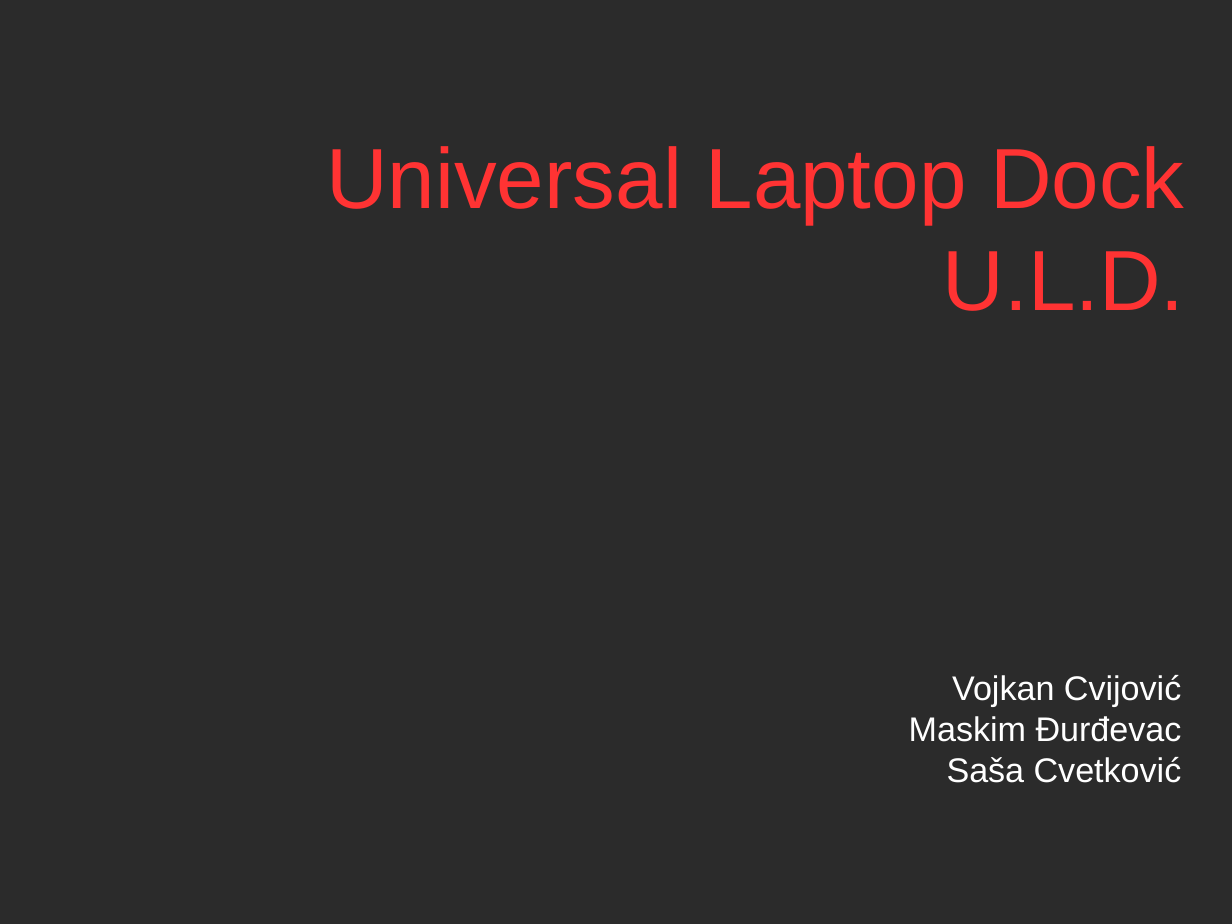
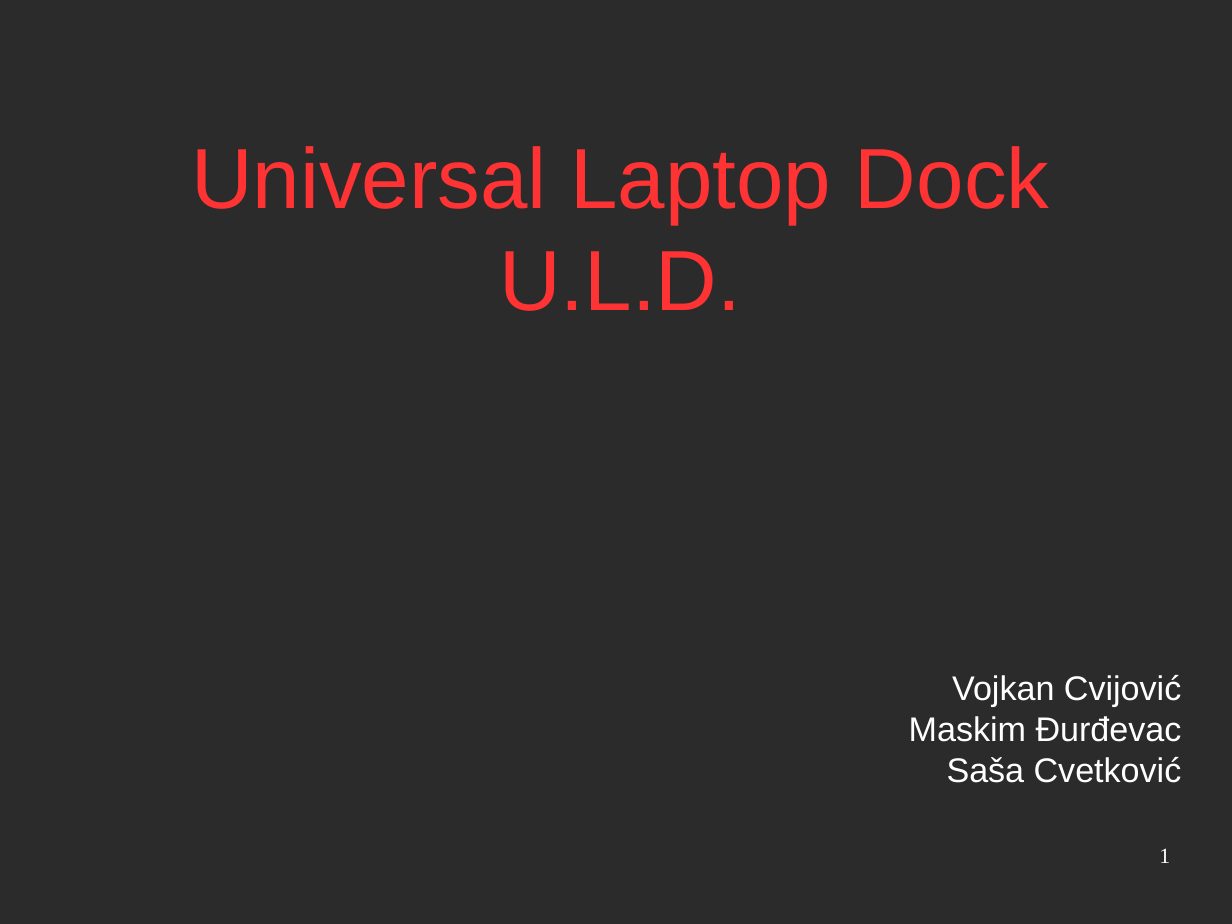
Before and after one commit to salesh/UpravljanjeProjektima, a slide deck: slide 1 of prezentacija/prezentacija.odp. Drawn at 1232x924 pixels with LibreOffice and Linux fonts; fonts in the diff are those of the drawing; background and template pictures are left out; a plain dark background stands for a picture behind light text. Boxes give left, top, right and bottom in pixels: in the first picture for what was removed or moved away, otherwise in the second. Text is boxed around its words. In the diff, an @@ line names an element or a change of style, - is before the commit and + after.

```diff
--- a/prezentacija/prezentacija.odp
+++ b/prezentacija/prezentacija.odp
@@ title "Universal Laptop Dock U.L.D." at box(191, 146, 1049, 311): alignment right to centre @@
@@ page number added at box(1159, 848, 1170, 863), 14 pt, text #FFFFFF @@
+1
```
Also in this commit, not shown: 9 other slides changed, 2 other files.
